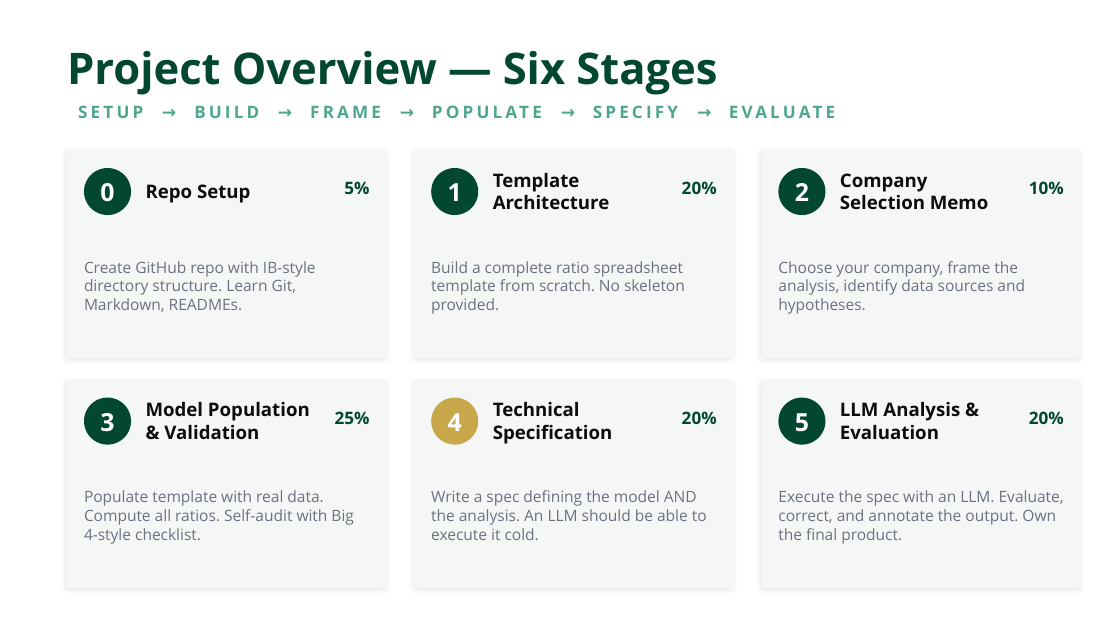
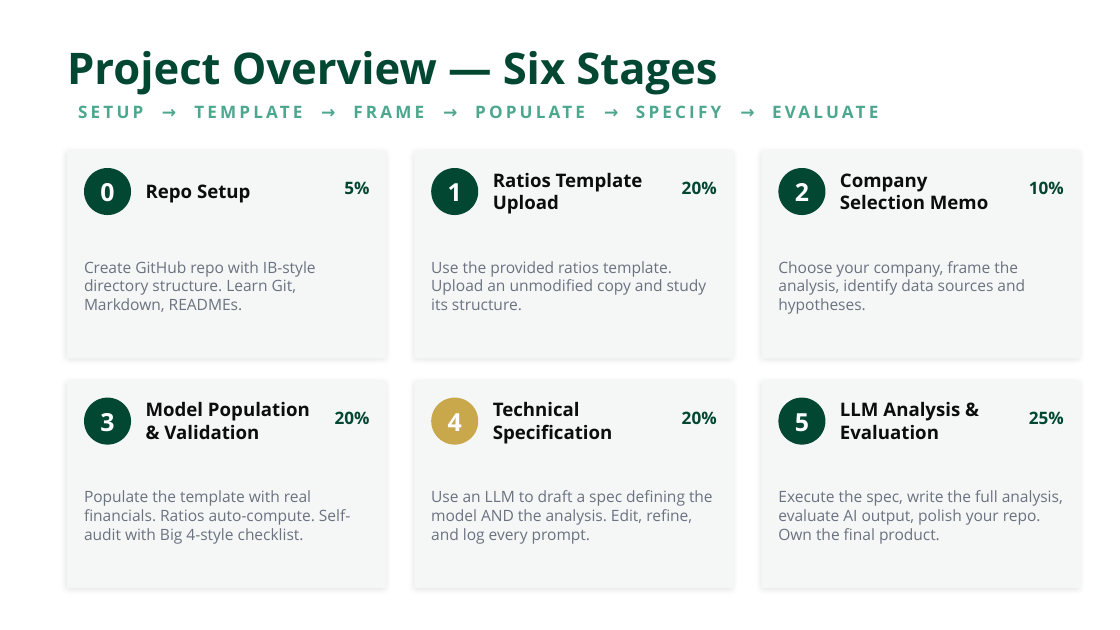
Before and after one commit to adamwstauffer/shidler, a slide deck: slide 3 of courses/BUS-629-VEMBA-International-Corporate-Finance/BUS629_AI_Ratios_Project.pptx. Drawn at 1120x630 pixels with LibreOffice and Linux fonts; fonts in the diff are those of the drawing. Boxes give left, top, right and bottom in pixels: in the first picture for what was removed or moved away, otherwise in the second. Text is boxed around its words. In the diff, an @@ line names an element or a change of style, - is before the commit and + after.

```diff
--- a/courses/BUS-629-VEMBA-International-Corporate-Finance/BUS629_AI_Ratios_Project.pptx
+++ b/courses/BUS-629-VEMBA-International-Corporate-Finance/BUS629_AI_Ratios_Project.pptx
@@ text at (x1=78, y1=105, x2=721, y2=118): text changed @@
-SETUP → BUILD → FRAME → POPULATE → SPECIFY → EVALUATE
+SETUP → TEMPLATE → FRAME → POPULATE → SPECIFY → EVALUATE
@@ text at (x1=493, y1=172, x2=643, y2=214): text changed @@
-Template Architecture
+Ratios Template Upload
@@ text at (x1=431, y1=261, x2=707, y2=310): text changed @@
-Build a complete ratio spreadsheet template from scratch. No skeleton provided.
+Use the provided ratios template. Upload an unmodified copy and study its structure.
@@ text at (x1=335, y1=411, x2=370, y2=424): text changed @@
-25%
+20%
@@ text at (x1=1029, y1=411, x2=1064, y2=424): text changed @@
-20%
+25%
@@ text at (x1=84, y1=490, x2=350, y2=544): text changed @@
-Populate template with real data. Compute all ratios. Self-audit with Big 4-style checklist.
+Populate the template with real financials. Ratios auto-compute. Self-audit with Big 4-style checklist.
@@ text at (x1=431, y1=490, x2=713, y2=544): text changed @@
-Write a spec defining the model AND the analysis. An LLM should be able to execute it cold.
+Use an LLM to draft a spec defining the model AND the analysis. Edit, refine, and log every prompt.
@@ text at (x1=778, y1=490, x2=1063, y2=544): text changed @@
-Execute the spec with an LLM. Evaluate, correct, and annotate the output. Own the final product.
+Execute the spec, write the full analysis, evaluate AI output, polish your repo. Own the final product.
```
Also in this commit, not shown: 6 other slides changed.
